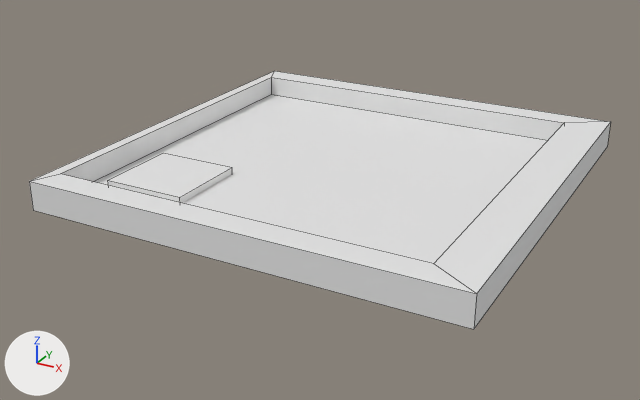
Two versions of the FBX model Assets/Art/FBX/Environment/Slums/Buildings/Enviornment_Building_Roof.fbx, one commit apart.
Before and after are seen from a 50 mm camera at (3.87, -12.35, 7.91) aimed at (-5.35, 4.41, -0.47). Arrows for +X, +Y and +Z are at lower left; the lights stay in place. Mesh edges are drawn as thin lines. Where no turn or scale is listed for an object, it has been applied to the vertices.

Before the edit, the objects in view are built like this:
```python
me_cube_017 = bpy.data.meshes.new('Cube.017')
me_cube_017.from_pydata(...)  # 24 vertices, 18 faces; spans x -10.0..0.0, y 0.0..10.0, z 0.0..0.68
# before: 4 (-1.01, 0.64, 0.68) at pixel (433, 263), 5 (-9.72, 0.64, 0.68) at pixel (60, 173), 6 (-9.72, 9.36, 0.68) at pixel (271, 77), 7 (-1.01, 9.36, 0.68) at pixel (564, 122), 8 (-1.01, 0.64, 0.15)
# before: 9 (-9.72, 0.64, 0.15), 10 (-9.72, 9.36, 0.15) at pixel (271, 94), 11 (-1.01, 9.36, 0.15)
ob_kebabshop_002 = bpy.data.objects.new('KebabShop.002', me_cube_017)
ob_kebabshop_002.location = (0.0, 0.0, 0.0)
```
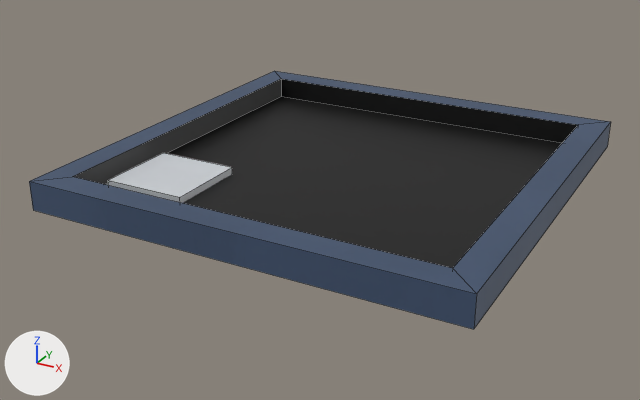
Changed parts and their boxes [x1, y1, x2, y2] in the pictures (640 x 400 px; the box of a moved part takes in the faces that stretch with it):
'KebabShop.002', recoloured, reshaped, surface changed
    both: [29, 71, 611, 329]
part 1 of me_cube_017, moved or reshaped
    both: [30, 71, 610, 294]
part 2 of me_cube_017, surface changed (grey to blue)
    both: [29, 122, 611, 329]

Patch to the scene script:
```diff
--- a/Assets/Art/FBX/Environment/Slums/Buildings/Enviornment_Building_Roof.fbx.py
+++ b/Assets/Art/FBX/Environment/Slums/Buildings/Enviornment_Building_Roof.fbx.py
@@ img_neon_night_studio_trimsheet_building_a_basecolor_png @@
+img_neon_night_studio_trimsheet_building_a_basecolor_png = load_image('Neon_Night_Studio_Trimsheet_Building_A_basecolor.png', '../../../../Textures/Environment/World_Textures/Basic_Trimshet_A/Neon_Night_Studio_Trimsheet_Building_A_basecolor.png', 2048, 2048, 'sRGB')
@@ mat_material_001 @@
+mat_material_001 = principled_material('Material.001')
+mat_material_001.texture = img_neon_night_studio_trimsheet_building_a_basecolor_png
@@ me_cube_017 @@
 me_cube_017.from_pydata(...)  # 24 vertices, 18 faces; spans x -10.0..0.0, y 0.0..10.0, z 0.0..0.68
 # used by ob_kebabshop_002; location = (0.0, 0.0, 0.0)
+# me_cube_017 part 1
+for i in [*range(4, 12)]: me_cube_017.vertices[i].co += Vector((0.34, 0.0, 0.0))
+# me_cube_017 part 2: texture (UV) coordinates of 18 of 18 faces, centred in x -10.0..0.0, y 0.0..10.0, z 0.15..0.68, changed; they spanned u 0.38..0.88, v 0.0..1.0 and now span u 0.05..0.9, v 0.32..0.52
+me_cube_017.materials.append(mat_material_001)  # picture img_neon_night_studio_trimsheet_building_a_basecolor_png
```
